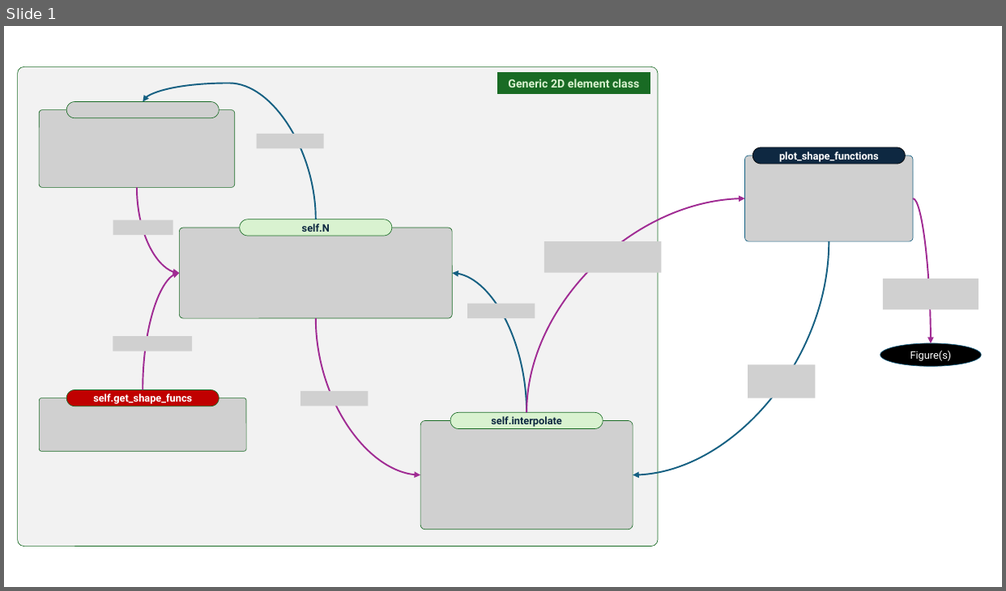
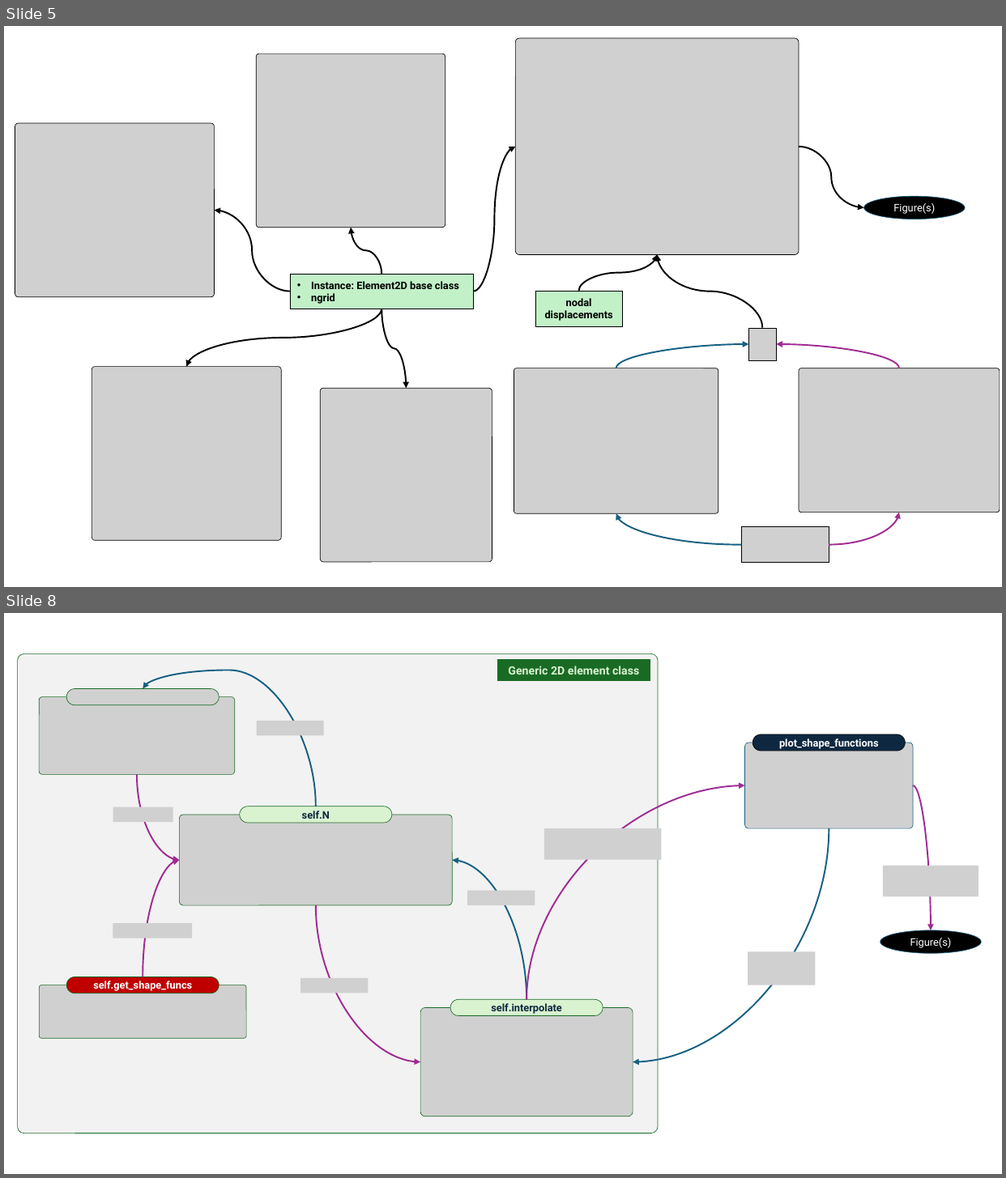
Before and after one commit to mnolaya/theory-of-fea, a slide deck: homeworks/hw_flowcharts.pptx. Shown one above the other, each under a label of ours: slide 1 before the commit, slides 5 and 8 after it; the slides between them are not shown. The pictures are 1006x591 and 1006x1178 pixels, drawn with LibreOffice and Linux fonts; fonts in the diff are those of the drawing; grey boxes stand for pictures. Boxes give left, top, right and bottom in pixels: in the first picture for what was removed or moved away, otherwise in the second. Text is boxed around its words. In the diff, an @@ line names an element or a change of style, - is before the commit and + after.

```diff
--- a/homeworks/hw_flowcharts.pptx
+++ b/homeworks/hw_flowcharts.pptx
@@ slide 5 added at box(4, 26, 1002, 587), background #FFFFFF @@
@@ picture added at box(515, 38, 799, 255) @@
@@ picture added at box(256, 54, 445, 228) @@
@@ picture added at box(15, 123, 215, 297) @@
@@ curved arrow added from (473, 292) to (515, 147), #000000 1.5 pt @@
@@ curved arrow added from (799, 147) to (864, 208), #000000 1.5 pt @@
@@ curved arrow added from (290, 292) to (215, 210), #000000 1.5 pt @@
@@ ellipse added at box(864, 197, 965, 220), fill #000000, outline #156082 0.5 pt, 10 pt, text #FFFFFF @@
+Figure(s)
@@ curved arrow added from (382, 274) to (351, 228), #000000 1.5 pt @@
@@ curved arrow added from (579, 291) to (658, 255), #000000 1.5 pt @@
@@ curved arrow added from (762, 327) to (658, 255), #000000 1.5 pt @@
@@ rectangle added at box(290, 274, 473, 309), fill #C2F1C8, outline #000000 0.25 pt dashed, 10 pt, text #000000, bold @@
+• Instance: Element2D base class
+• ngrid
@@ rectangle added at box(535, 291, 623, 327), fill #C2F1C8, outline #000000 0.25 pt dashed, 10 pt, text #000000, bold @@
+nodal displacements
@@ curved arrow added from (382, 309) to (187, 367), #000000 1.5 pt @@
@@ curved arrow added from (382, 309) to (406, 388), #000000 1.5 pt @@
@@ picture added at box(749, 327, 777, 361) @@
@@ curved arrow added from (616, 368) to (749, 344), #156082 1.5 pt @@
@@ curved arrow added from (899, 368) to (777, 344), #A02B93 1.5 pt @@
@@ picture added at box(91, 367, 281, 540) @@
@@ picture added at box(320, 388, 492, 562) @@
@@ picture added at box(513, 368, 718, 514) @@
@@ picture added at box(799, 368, 999, 513) @@
@@ curved arrow added from (741, 544) to (616, 514), #156082 1.5 pt @@
@@ picture added at box(741, 527, 829, 563) @@
@@ curved arrow added from (829, 544) to (899, 513), #A02B93 1.5 pt @@
@@ what was slide 1 is now slide 8 @@
```
Also in this commit, not shown: 6 other slides added, 7 other files.
